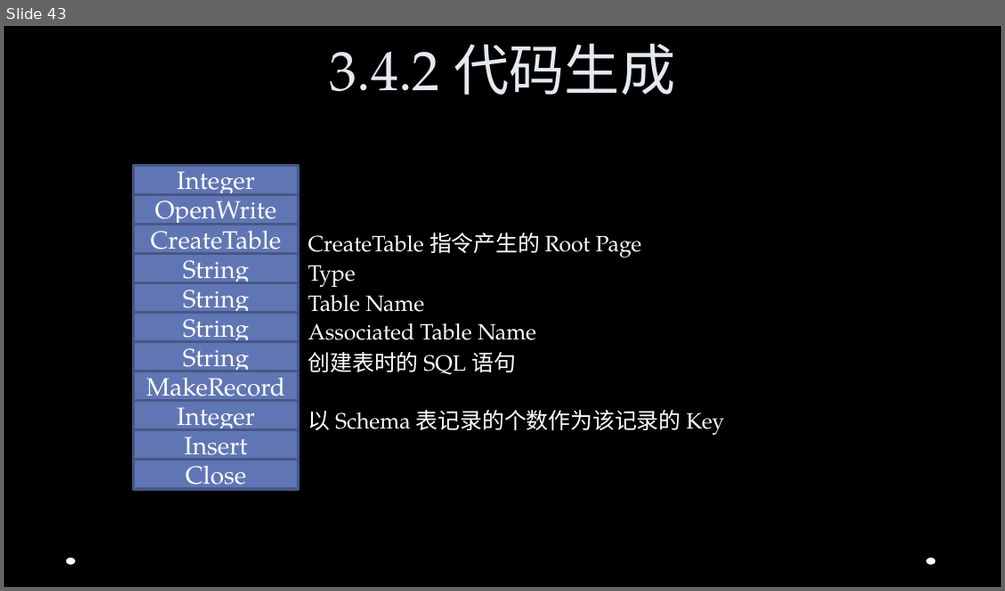
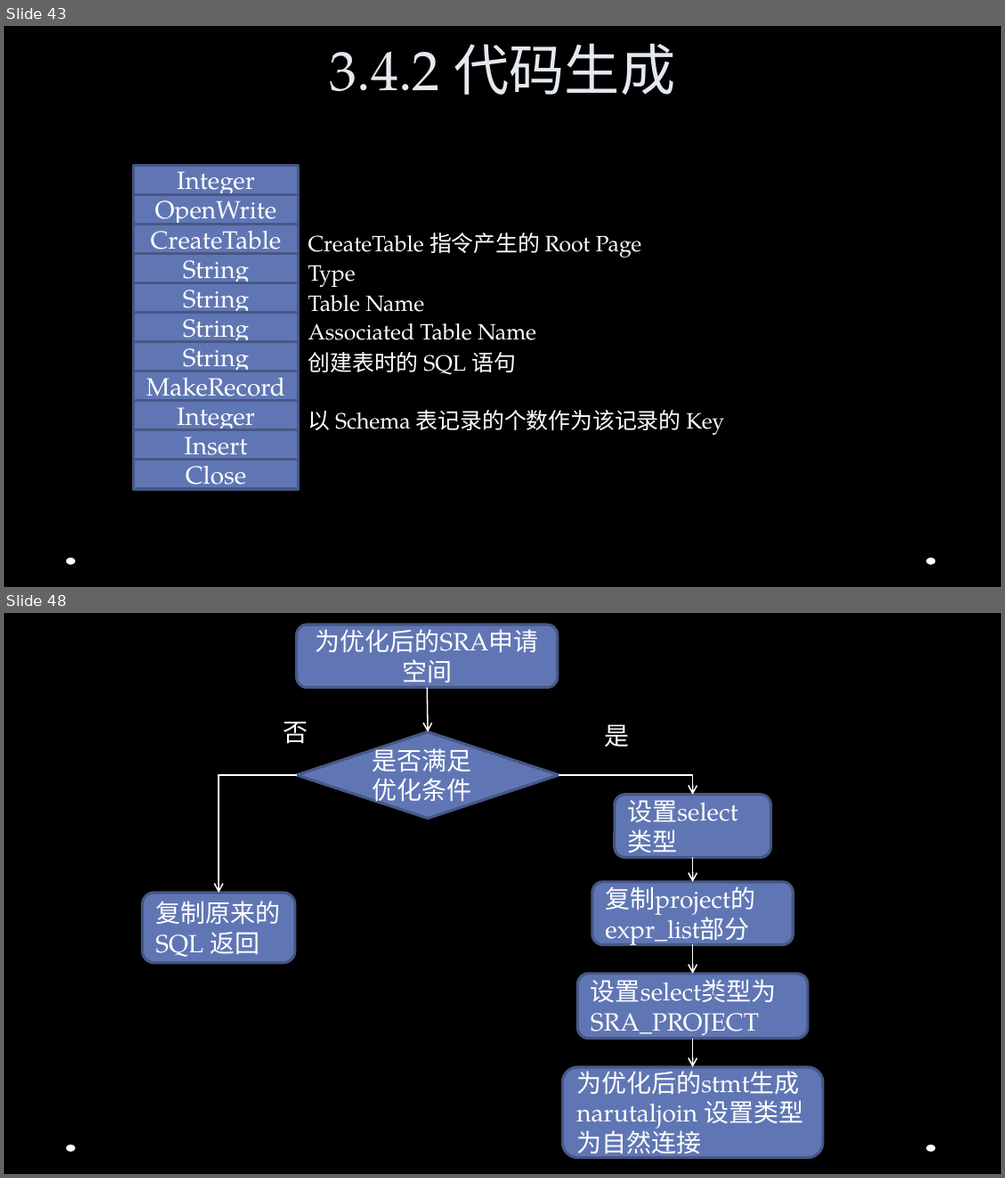
Before and after one commit to Jusot/chidb, a slide deck: documents/slides/ppt.pptx. Shown one above the other, each under a label of ours: slide 43 before the commit, slides 43 and 48 after it; the slides between them are not shown. The pictures are 1005x591 and 1005x1178 pixels, drawn with LibreOffice and Linux fonts; fonts in the diff are those of the drawing; background and template pictures are left out. Boxes give left, top, right and bottom in pixels: in the first picture for what was removed or moved away, otherwise in the second. Text is boxed around its words. In the diff, an @@ line names an element or a change of style, - is before the commit and + after.

```diff
--- a/documents/slides/ppt.pptx
+++ b/documents/slides/ppt.pptx
@@ slide 48 added at (4,613,1001,1174), background picture (left out); not listed: 2 template elements that a slide beside it also shows @@
@@ rounded rectangle added at (296,625,558,688), fill #6076B4, outline #475785 2 pt, 18 pt, text #FFFFFF @@
+为优化后的SRA申请空间
@@ arrow added from (427, 688) to (428, 731), #FFFFFF 1 pt @@
@@ text added at (283,722,307,744), 18 pt, text #FFFFFF @@
+否
@@ diamond added at (296,731,558,819), fill #6076B4, outline #475785 2 pt, 18 pt, text #FFFFFF @@
+是否满足优化条件
@@ text added at (605,724,630,747), 18 pt, text #FFFFFF @@
+是
@@ elbow arrow added from (296, 776) to (218, 892), #FFFFFF 1 pt @@
@@ elbow arrow added from (559, 776) to (693, 795), #FFFFFF 1 pt @@
@@ rounded rectangle added at (614,795,770,857), fill #6076B4, outline #475785 2 pt, 18 pt, text #FFFFFF @@
+设置select类型
@@ arrow added from (693, 857) to (693, 882), #FFFFFF 1 pt @@
@@ rounded rectangle added at (143,892,295,962), fill #6076B4, outline #475785 2 pt, 18 pt, text #FFFFFF @@
+复制原来的SQL 返回
@@ rounded rectangle added at (592,882,793,945), fill #6076B4, outline #475785 2 pt, 18 pt, text #FFFFFF @@
+复制project的expr_list部分
@@ arrow added from (693, 945) to (693, 973), #FFFFFF 1 pt @@
@@ rounded rectangle added at (577,973,808,1038), fill #6076B4, outline #475785 2 pt, 18 pt, text #FFFFFF @@
+设置select类型为SRA_PROJECT
@@ arrow added from (718, 973) to (712, 1000), #6076B4 1 pt @@
@@ arrow added from (693, 1038) to (693, 1067), #FFFFFF 1 pt @@
@@ rounded rectangle added at (562,1067,823,1158), fill #6076B4, outline #475785 2 pt, 18 pt, text #FFFFFF @@
+为优化后的stmt生成narutaljoin 设置类型为自然连接
```
Also in this commit, not shown: 6 other slides added.
